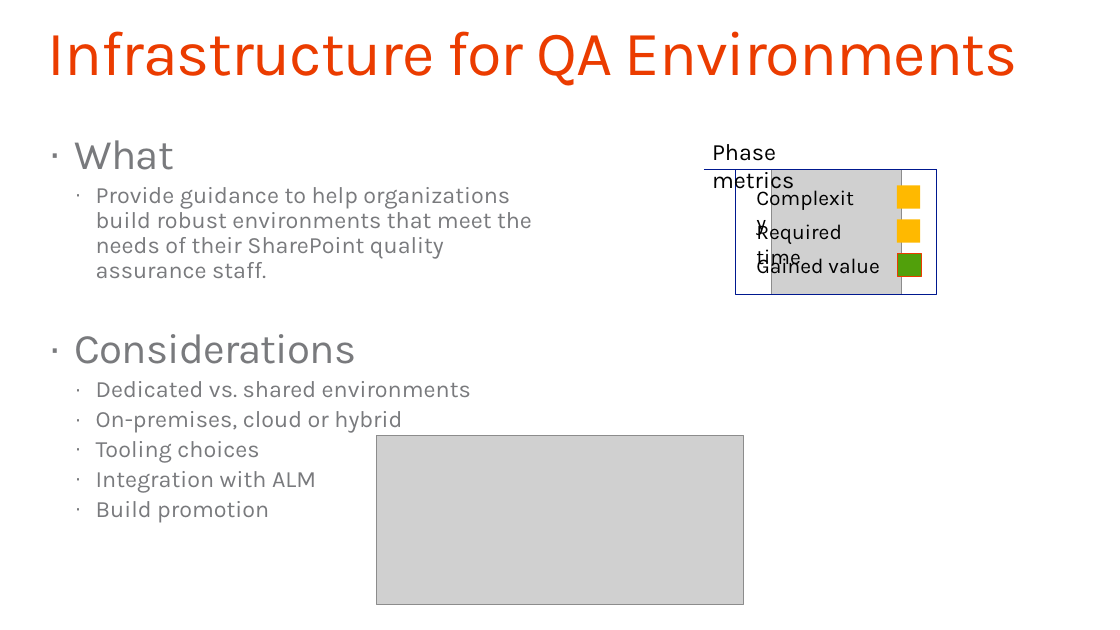
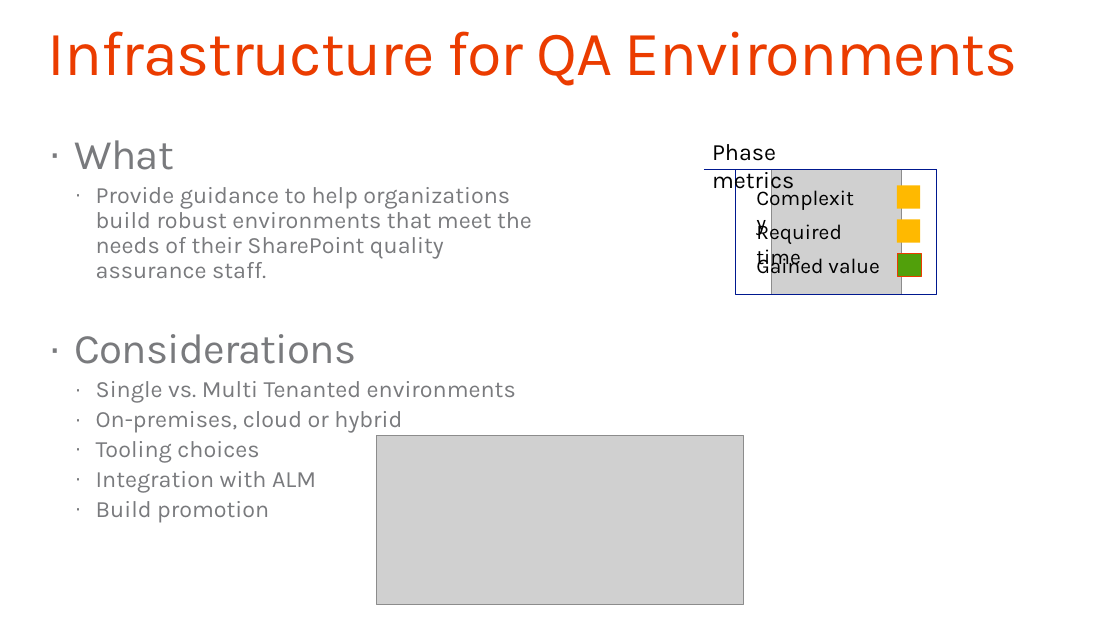
Before and after one commit to SharePoint/PnP-Guidance, a slide deck: slide 24 of PnP Transformation Process/Templates/Solution Assessment Report Presentation Template.pptx. Drawn at 1120x630 pixels with LibreOffice and Linux fonts; fonts in the diff are those of the drawing; grey boxes stand for pictures; background and template pictures are left out. Boxes give left, top, right and bottom in pixels: in the first picture for what was removed or moved away, otherwise in the second. Text is boxed around its words. In the diff, an @@ line names an element or a change of style, - is before the commit and + after.

```diff
--- a/PnP Transformation Process/Templates/Solution Assessment Report Presentation Template.pptx
+++ b/PnP Transformation Process/Templates/Solution Assessment Report Presentation Template.pptx
@@ text at (96,381,516,403): text changed @@
-  · Dedicated vs. shared environments
+  · Single vs. Multi Tenanted environments
```
Also in this commit, not shown: 7 other slides changed, 5 other files.
